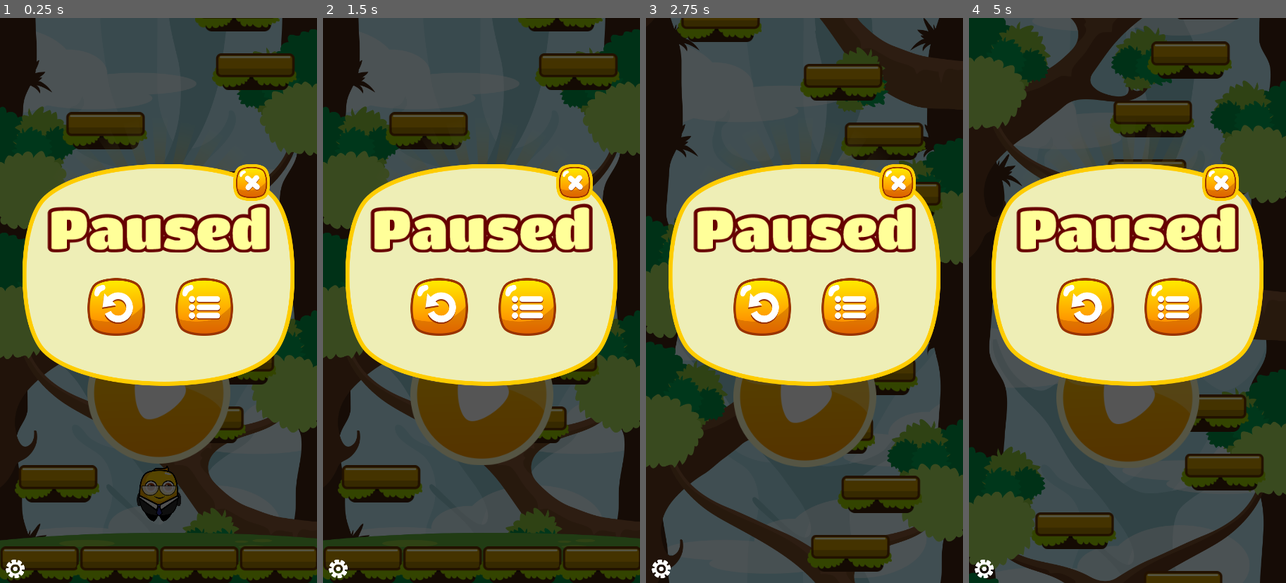
Above: before the commit, frames 1-4 (left to right).
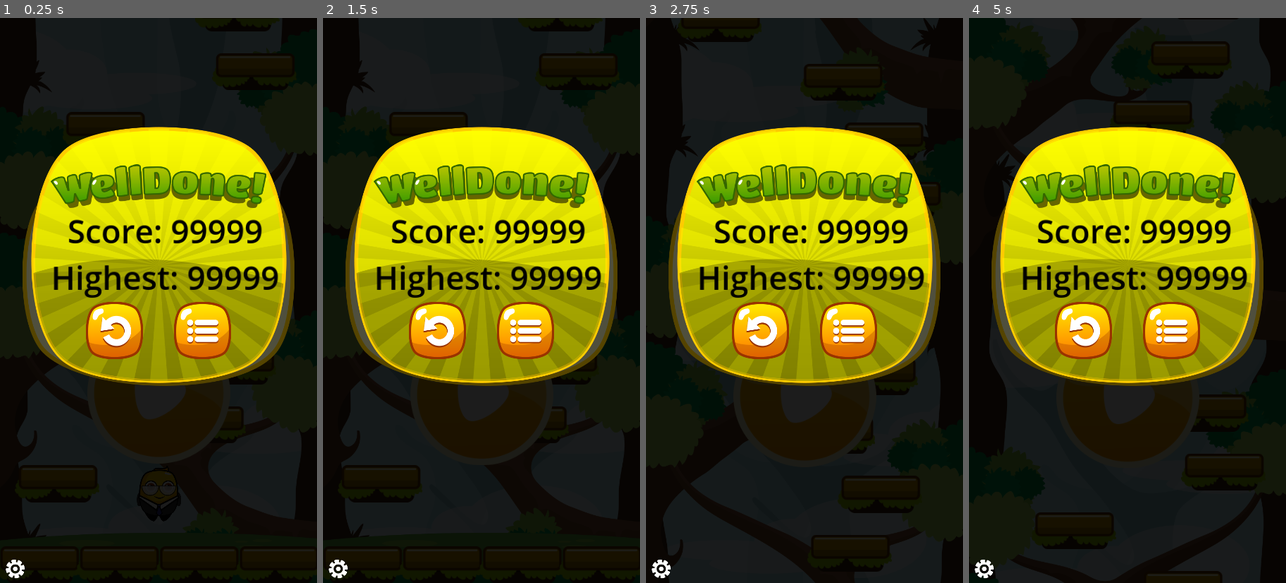
Above: after the commit, the same moments.

Repository: Velcronator/Jumper-Jam
Game: Godot game, scene res://scenes/Main.tscn
The game is run twice, just before and just after one commit, with the same random seed, the same clock (stepped at 60 frames per second) and the same inputs.
Inputs (mouse positions are in pixels of both pictures, inside the frame that each line leads up to):
- Up to frame 1 (0.25 s): no input
- Up to frame 2 (1.5 s): click (437, 328) at 0.52 s; click (525, 328) at 1.27 s
- Up to frame 3 (2.75 s): click (804, 390) at 2 s
- Up to frame 4 (5 s): click (1127, 396) at 2.75 s; click (1086, 306) at 3.5 s; click (1086, 306) at 4.25 s

The runs differ from the first frame. In frame 1, 88% of the frame differs, in the area x 0-100%, y 0-100%; in frame 2, 88%; in frame 3, 87%; in frame 4, 85%.

Commit message:
Game Over Screen

Diff:
--- a/scenes/Screens.tscn
+++ b/scenes/Screens.tscn
@@ -1,9 +1,10 @@
-[gd_scene load_steps=6 format=3 uid="uid://bm23431dvyotu"]
+[gd_scene load_steps=7 format=3 uid="uid://bm23431dvyotu"]
 
 [ext_resource type="Script" path="res://scripts/Screens.gd" id="1_b1wbe"]
 [ext_resource type="Texture2D" uid="uid://dw4g324aa2bix" path="res://assets/textures/ui/gear.png" id="2_25fd0"]
 [ext_resource type="PackedScene" uid="uid://2giv2kj0a1s6" path="res://scenes/title_screen.tscn" id="2_78p2d"]
 [ext_resource type="PackedScene" uid="uid://v102jyatyi7e" path="res://scenes/pause_screen.tscn" id="4_qca73"]
+[ext_resource type="PackedScene" uid="uid://dpwb02ypu3tqm" path="res://scenes/game_over_screen.tscn" id="5_2dh65"]
 
 [sub_resource type="LabelSettings" id="LabelSettings_3fcn3"]
 
@@ -86,4 +87,6 @@
 
 [node name="PauseScreen" parent="." instance=ExtResource("4_qca73")]
 
+[node name="GameOverScreen" parent="." instance=ExtResource("5_2dh65")]
+
 [connection signal="pressed" from="Debug/ToggleConsole" to="." method="_on_toggle_console_pressed"]
--- /dev/null
+++ b/scenes/game_over_screen.tscn
@@ -0,0 +1,128 @@
+[gd_scene load_steps=7 format=3 uid="uid://dpwb02ypu3tqm"]
+
+[ext_resource type="Texture2D" uid="uid://nsyg7tjvq817" path="res://assets/textures/ui/Box04.png" id="1_n6nru"]
+[ext_resource type="Texture2D" uid="uid://b851ax51vvoi5" path="res://assets/textures/ui/Welldone.png" id="2_ori44"]
+[ext_resource type="PackedScene" uid="uid://bmeysn2h8ug8h" path="res://scenes/screen_button.tscn" id="3_d0cst"]
+[ext_resource type="Texture2D" uid="uid://c2w6l3u4r1mof" path="res://assets/textures/ui/RestartBtn.png" id="4_mbqgs"]
+[ext_resource type="Texture2D" uid="uid://m8crw56j1vml" path="res://assets/textures/ui/menuBtn.png" id="5_briie"]
+
+[sub_resource type="LabelSettings" id="LabelSettings_af12p"]
+font_size = 55
+font_color = Color(0, 0, 0, 1)
+
+[node name="GameOverScreen" type="Control"]
+layout_mode = 3
+anchors_preset = 15
+anchor_right = 1.0
+anchor_bottom = 1.0
+grow_horizontal = 2
+grow_vertical = 2
+
+[node name="BlackBG" type="ColorRect" parent="."]
+layout_mode = 1
+anchors_preset = 15
+anchor_right = 1.0
+anchor_bottom = 1.0
+grow_horizontal = 2
+grow_vertical = 2
+color = Color(0, 0, 0, 0.666667)
+
+[node name="Box" type="TextureRect" parent="."]
+layout_mode = 1
+anchors_preset = 8
+anchor_left = 0.5
+anchor_top = 0.5
+anchor_right = 0.5
+anchor_bottom = 0.5
+offset_left = -217.5
+offset_top = -295.0
+offset_right = 217.5
+offset_bottom = 140.0
+grow_horizontal = 2
+grow_vertical = 2
+texture = ExtResource("1_n6nru")
+expand_mode = 1
+
+[node name="WellDone" type="TextureRect" parent="Box"]
+layout_mode = 1
+anchors_preset = 8
+anchor_left = 0.5
+anchor_top = 0.5
+anchor_right = 0.5
+anchor_bottom = 0.5
+offset_left = -183.5
+offset_top = -154.0
+offset_right = 183.5
+offset_bottom = -80.0
+grow_horizontal = 2
+grow_vertical = 2
+texture = ExtResource("2_ori44")
+expand_mode = 1
+
+[node name="ScoreLabel" type="Label" parent="Box"]
+layout_mode = 1
+anchors_preset = 8
+anchor_left = 0.5
+anchor_top = 0.5
+anchor_right = 0.5
+anchor_bottom = 0.5
+offset_left = -155.0
+offset_top = -80.0
+offset_right = 176.0
+offset_bottom = -1.0
+grow_horizontal = 2
+grow_vertical = 2
+text = "Score: 99999"
+label_settings = SubResource("LabelSettings_af12p")
+horizontal_alignment = 1
+
+[node name="HighScoreLabel" type="Label" parent="Box"]
+layout_mode = 1
+anchors_preset = 8
+anchor_left = 0.5
+anchor_top = 0.5
+anchor_right = 0.5
+anchor_bottom = 0.5
+offset_left = -183.0
+offset_top = -0.5
+offset_right = 204.0
+offset_bottom = 78.5
+grow_horizontal = 2
+grow_vertical = 2
+text = "Highest: 99999"
+label_settings = SubResource("LabelSettings_af12p")
+horizontal_alignment = 1
+
+[node name="GameOverRetry" parent="Box" instance=ExtResource("3_d0cst")]
+layout_mode = 1
+anchors_preset = 8
+anchor_left = 0.5
+anchor_top = 0.5
+anchor_right = 0.5
+anchor_bottom = 0.5
+offset_left = -125.0
+offset_top = 79.0
+offset_right = -27.0
+offset_bottom = 177.0
+grow_horizontal = 2
+grow_vertical = 2
+texture_normal = ExtResource("4_mbqgs")
+ignore_texture_size = true
+stretch_mode = 0
+
+[node name="GameOverBack" parent="Box" instance=ExtResource("3_d0cst")]
+layout_mode = 1
+anchors_preset = 8
+anchor_left = 0.5
+anchor_top = 0.5
+anchor_right = 0.5
+anchor_bottom = 0.5
+offset_left = 25.0
+offset_top = 79.0
+offset_right = 123.0
+offset_bottom = 177.0
+grow_horizontal = 2
+grow_vertical = 2
+texture_normal = ExtResource("5_briie")
+ignore_texture_size = true
+stretch_mode = 0
